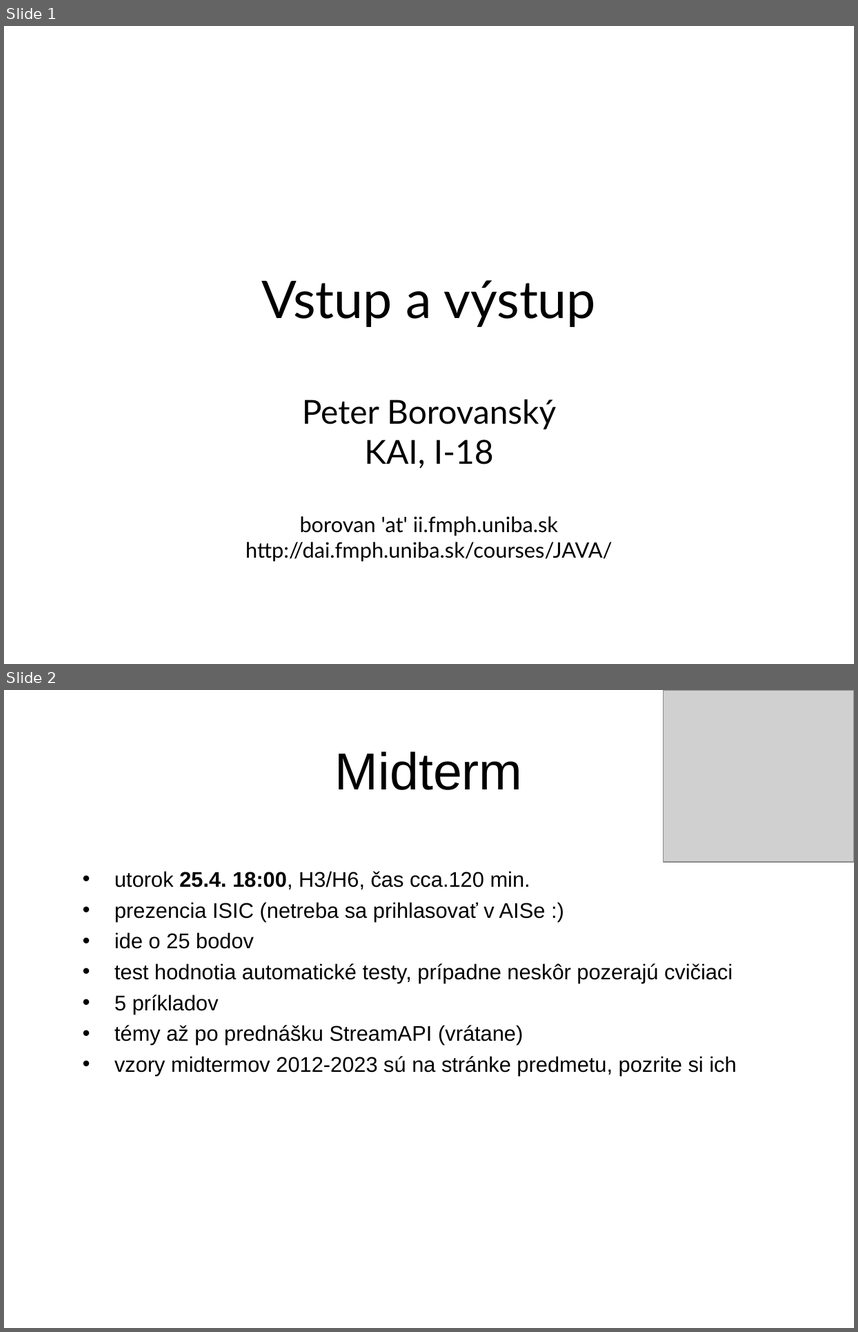
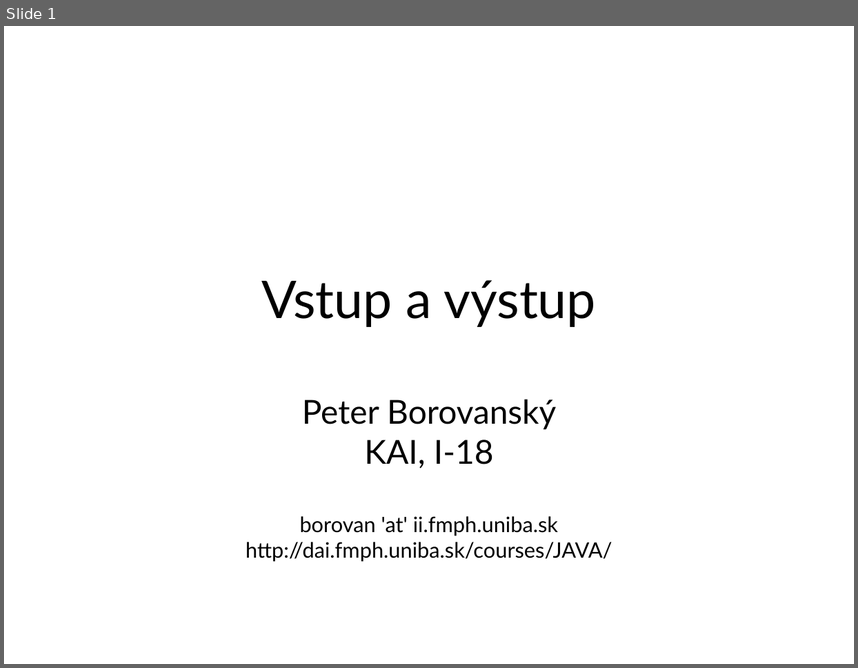
Before and after one commit to Programovanie4/Prednasky, a slide deck: 08/08_java.ppt. Shown one above the other, each under a label of ours: slides 1 and 2 before the commit, slide 1 after it. The pictures are 858x1332 and 858x668 pixels, drawn with LibreOffice and Linux fonts; fonts in the diff are those of the drawing; grey boxes stand for pictures. Boxes give left, top, right and bottom in pixels: in the first picture for what was removed or moved away, otherwise in the second. Text is boxed around its words. In the diff, an @@ line names an element or a change of style, - is before the commit and + after.

```diff
--- a/08/08_java.ppt
+++ b/08/08_java.ppt
@@ slide 2 removed at bbox=[4, 690, 854, 1328], background #FFFFFF @@
@@ picture removed at bbox=[664, 690, 854, 862] @@
@@ title removed at bbox=[335, 751, 523, 790] @@
-Midterm
@@ text removed at bbox=[114, 871, 736, 1076] @@
-• utorok 25.4. 18:00, H3/H6, čas cca.120 min.
-• prezencia ISIC (netreba sa prihlasovať v AISe :)
-• ide o 25 bodov
-• test hodnotia automatické testy, prípadne neskôr pozerajú cvičiaci
-• 5 príkladov
-• témy až po prednášku StreamAPI (vrátane)
-• vzory midtermov 2012-2023 sú na stránke predmetu, pozrite si ich
```
Also in this commit, not shown: 4 other files.
